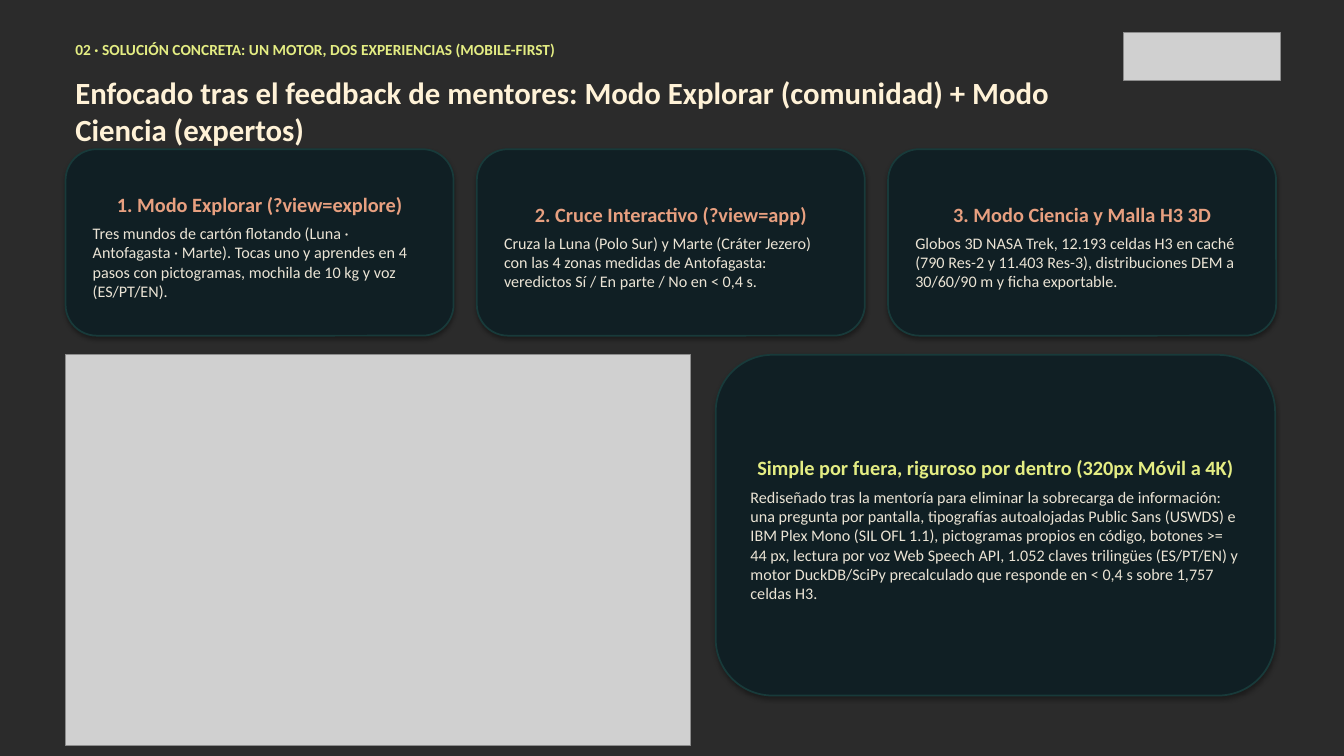
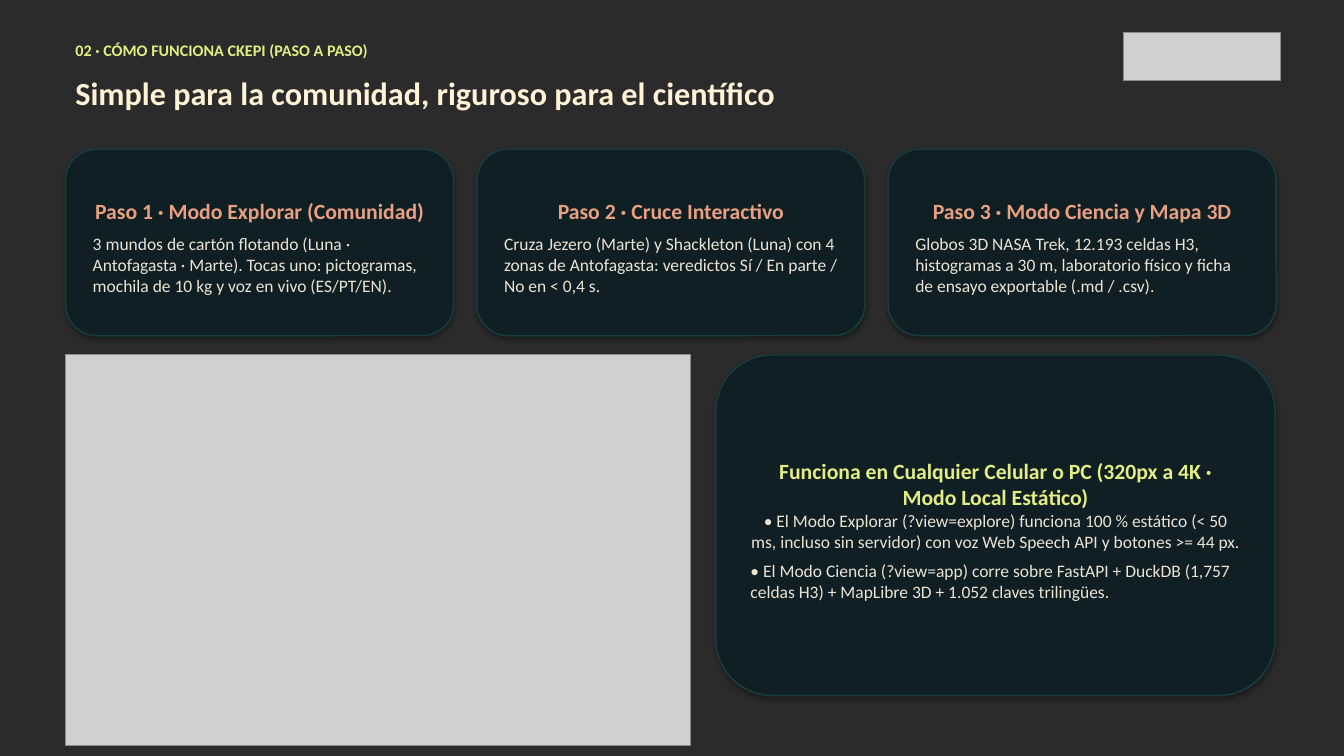
Before and after one commit to AnGeMoNs/Ckepi, a slide deck: slide 3 of docs/nehe/ckepi-pitch-es.pptx. Drawn at 1344x756 pixels with LibreOffice and Linux fonts; fonts in the diff are those of the drawing; grey boxes stand for pictures; background and template pictures are left out; a plain dark background stands for a picture behind light text. Boxes give left, top, right and bottom in pixels: in the first picture for what was removed or moved away, otherwise in the second. Text is boxed around its words. In the diff, an @@ line names an element or a change of style, - is before the commit and + after.

```diff
--- a/docs/nehe/ckepi-pitch-es.pptx
+++ b/docs/nehe/ckepi-pitch-es.pptx
@@ text at [75, 43, 368, 59]: text changed; size 11 to 11.5 pt @@
-02 · SOLUCIÓN CONCRETA: UN MOTOR, DOS EXPERIENCIAS (MOBILE-FIRST)
+02 · CÓMO FUNCIONA CKEPI (PASO A PASO)
@@ text at [75, 82, 775, 111]: text changed; size 22 to 23 pt @@
-Enfocado tras el feedback de mentores: Modo Explorar (comunidad) + Modo Ciencia (expertos)
+Simple para la comunidad, riguroso para el científico
@@ text in rounded rectangle at [93, 203, 424, 295]: text changed; size 11.5 to 12.5 pt @@
-1. Modo Explorar (?view=explore)
-Tres mundos de cartón flotando (Luna · Antofagasta · Marte). Tocas uno y aprendes en 4 pasos con pictogramas, mochila de 10 kg y voz (ES/PT/EN).
+Paso 1 · Modo Explorar (Comunidad)
+3 mundos de cartón flotando (Luna · Antofagasta · Marte). Tocas uno: pictogramas, mochila de 10 kg y voz en vivo (ES/PT/EN).
@@ text in rounded rectangle at [504, 203, 835, 294]: text changed; size 11.5 to 12.5 pt @@
-2. Cruce Interactivo (?view=app)
-Cruza la Luna (Polo Sur) y Marte (Cráter Jezero) con las 4 zonas medidas de Antofagasta: veredictos Sí / En parte / No en < 0,4 s.
+Paso 2 · Cruce Interactivo
+Cruza Jezero (Marte) y Shackleton (Luna) con 4 zonas de Antofagasta: veredictos Sí / En parte / No en < 0,4 s.
@@ text in rounded rectangle at [915, 203, 1232, 295]: text changed; size 11.5 to 12.5 pt @@
-3. Modo Ciencia y Malla H3 3D
-Globos 3D NASA Trek, 12.193 celdas H3 en caché (790 Res-2 y 11.403 Res-3), distribuciones DEM a 30/60/90 m y ficha exportable.
+Paso 3 · Modo Ciencia y Mapa 3D
+Globos 3D NASA Trek, 12.193 celdas H3, histogramas a 30 m, laboratorio físico y ficha de ensayo exportable (.md / .csv).
@@ text in rounded rectangle at [750, 463, 1240, 601]: text changed; size 11.5 to 12.5 pt @@
-Simple por fuera, riguroso por dentro (320px Móvil a 4K)
-Rediseñado tras la mentoría para eliminar la sobrecarga de información: una pregunta por pantalla, tipografías autoalojadas Public Sans (USWDS) e IBM Plex Mono (SIL OFL 1.1), pictogramas propios en código, botones >= 44 px, lectura por voz Web Speech API, 1.052 claves trilingües (ES/PT/EN) y motor DuckDB/SciPy precalculado que responde en < 0,4 s sobre 1,757 celdas H3.
+Funciona en Cualquier Celular o PC (320px a 4K · Modo Local Estático)
+• El Modo Explorar (?view=explore) funciona 100 % estático (< 50 ms, incluso sin servidor) con voz Web Speech API y botones >= 44 px.
+• El Modo Ciencia (?view=app) corre sobre FastAPI + DuckDB (1,757 celdas H3) + MapLibre 3D + 1.052 claves trilingües.
```
Also in this commit, not shown: 6 other slides changed, 15 other files.
